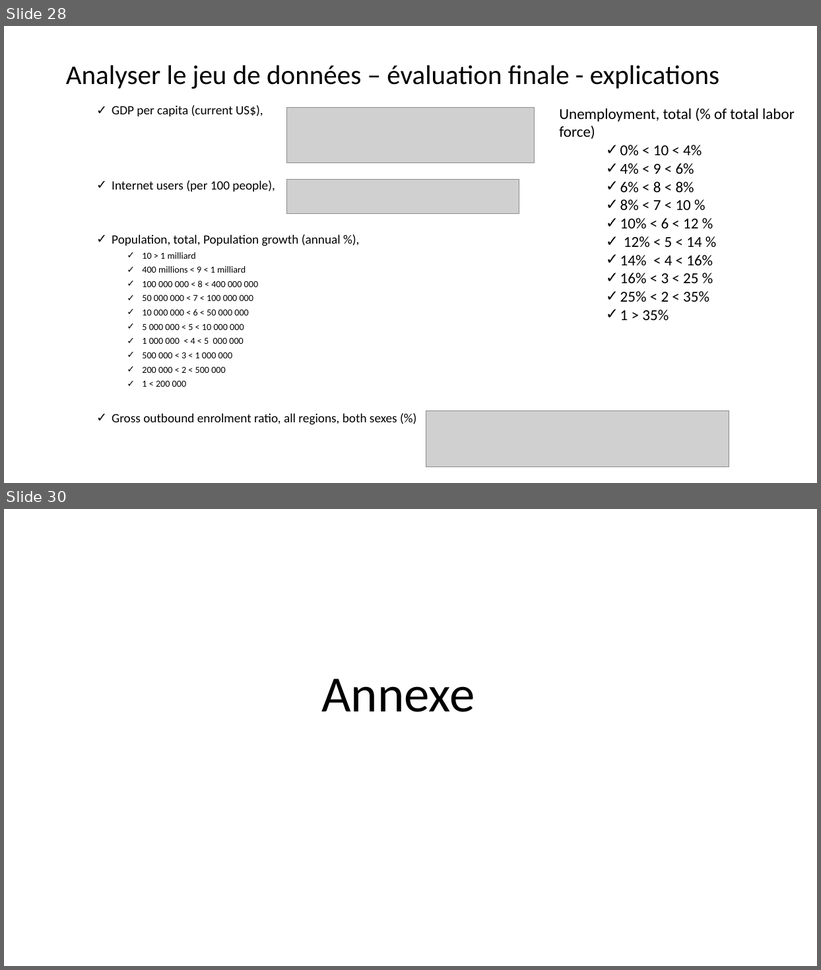
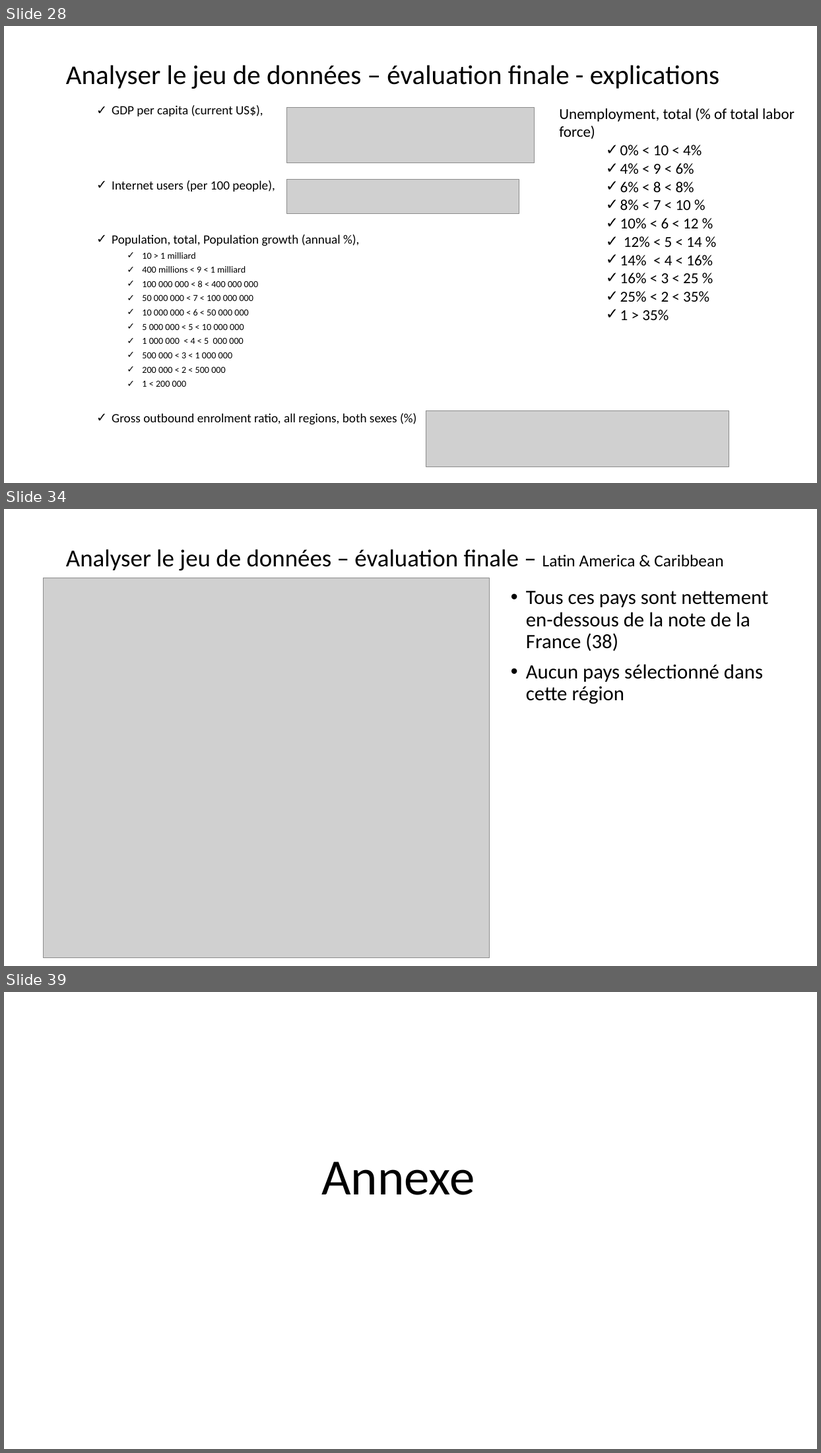
Before and after one commit to ludovic-source/Data_scientist_formation, a slide deck: livrables/Projet_2_presentation_Ludovic_Chimier.pptx. Shown one above the other, each under a label of ours: slides 28 and 30 before the commit, slides 28, 34 and 39 after it; the slides between them are not shown. The pictures are 821x970 and 821x1453 pixels, drawn with LibreOffice and Linux fonts; fonts in the diff are those of the drawing; grey boxes stand for pictures. Boxes give left, top, right and bottom in pixels: in the first picture for what was removed or moved away, otherwise in the second. Text is boxed around its words. In the diff, an @@ line names an element or a change of style, - is before the commit and + after.

```diff
--- a/livrables/Projet_2_presentation_Ludovic_Chimier.pptx
+++ b/livrables/Projet_2_presentation_Ludovic_Chimier.pptx
@@ slide 34 added at (x1=4, y1=509, x2=817, y2=966), background #FFFFFF @@
@@ title added at (x1=66, y1=549, x2=723, y2=571), 28.8 pt, text #000000 @@
+Analyser le jeu de données – évaluation finale – Latin America & Caribbean
@@ picture added at (x1=43, y1=578, x2=490, y2=958) @@
@@ text added at (x1=526, y1=591, x2=768, y2=704), 24 pt, text #000000 @@
+• Tous ces pays sont nettement en-dessous de la note de la France (38)
+• Aucun pays sélectionné dans cette région
@@ what was slide 30 is now slide 39 @@
```
Also in this commit, not shown: 2 slides changed, 8 other slides added.
